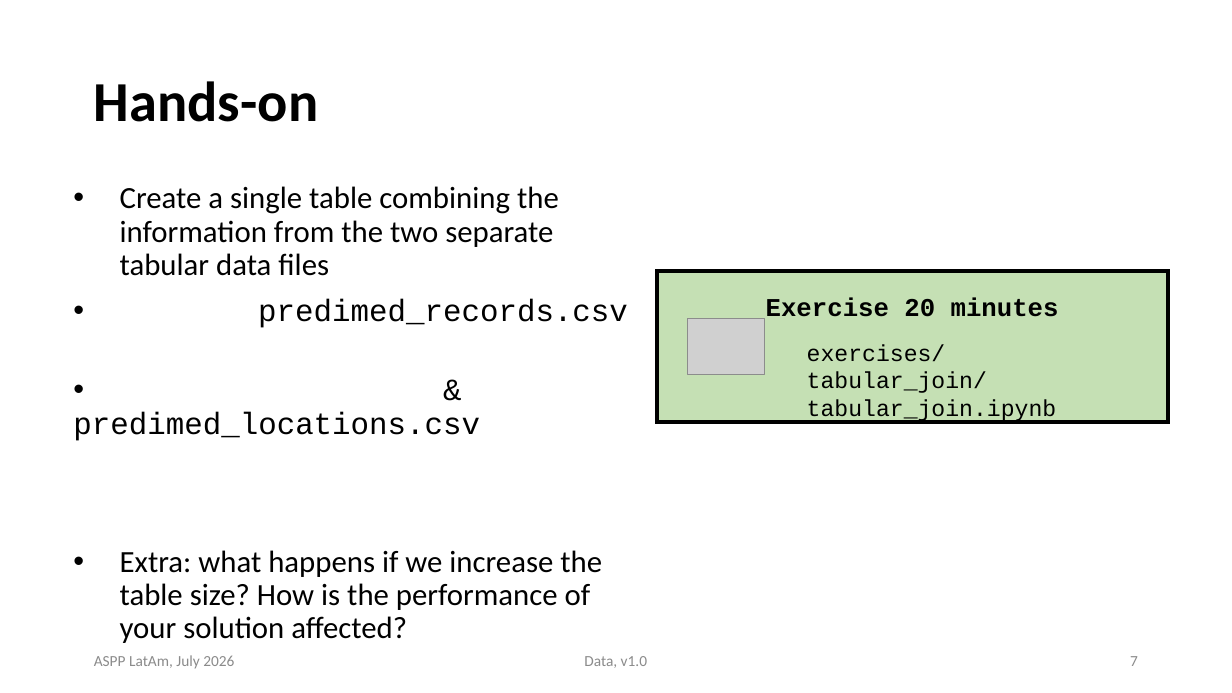
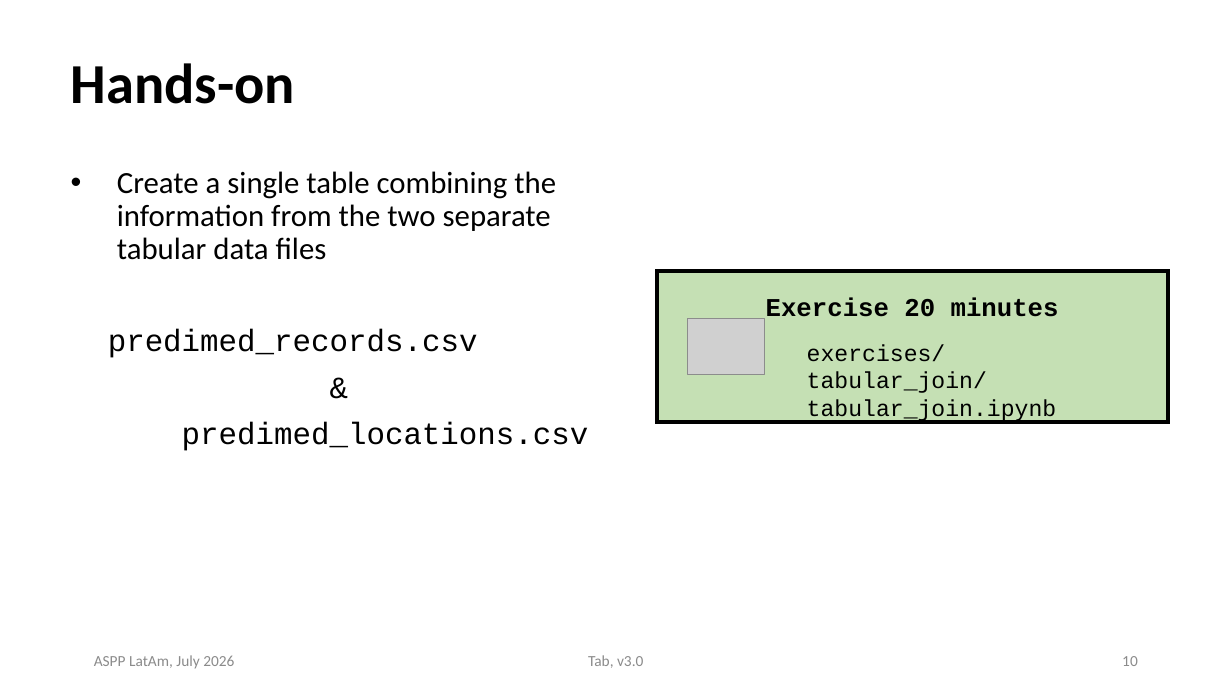
Before and after one commit to ASPP/data_class, a slide deck: slide 10 of tabular_data.pptx (slide 7 before the commit). Drawn at 1232x693 pixels with LibreOffice and Linux fonts; fonts in the diff are those of the drawing; grey boxes stand for pictures. Boxes give left, top, right and bottom in pixels: in the first picture for what was removed or moved away, otherwise in the second. Text is boxed around its words. In the diff, an @@ line names an element or a change of style, - is before the commit and + after.

Commit message:
powerpoint and exercises tabular complete

```diff
--- a/tabular_data.pptx
+++ b/tabular_data.pptx
@@ title "Hands-on": place and size @@
-title "Hands-on" at [94,81,318,122]
+title "Hands-on" at [71,63,295,104]
@@ text "Create a single table combining ...": place and size @@
-text "Create a single table combining ..." at [73,186,628,643]
+text "Create a single table combining ..." at [108,171,589,451]
@@ text at [108,329,478,358]: alignment left to centre; bullet • to none @@
@@ text at [182,422,589,451]: text changed; font Calibri to Courier New @@
-• & predimed_locations.csv
-• Extra: what happens if we increase the table size? How is the performance of your solution affected?
+&
+predimed_locations.csv
@@ text at [588,655,643,668]: text changed @@
-Data, v1.0
+Tab, v3.0
@@ page number at [1122,656,1138,666]: text changed @@
-7
+10
```
Also in this commit, not shown: 66 other slides changed, 17 slides added, 3 slides removed, 21 other files.
